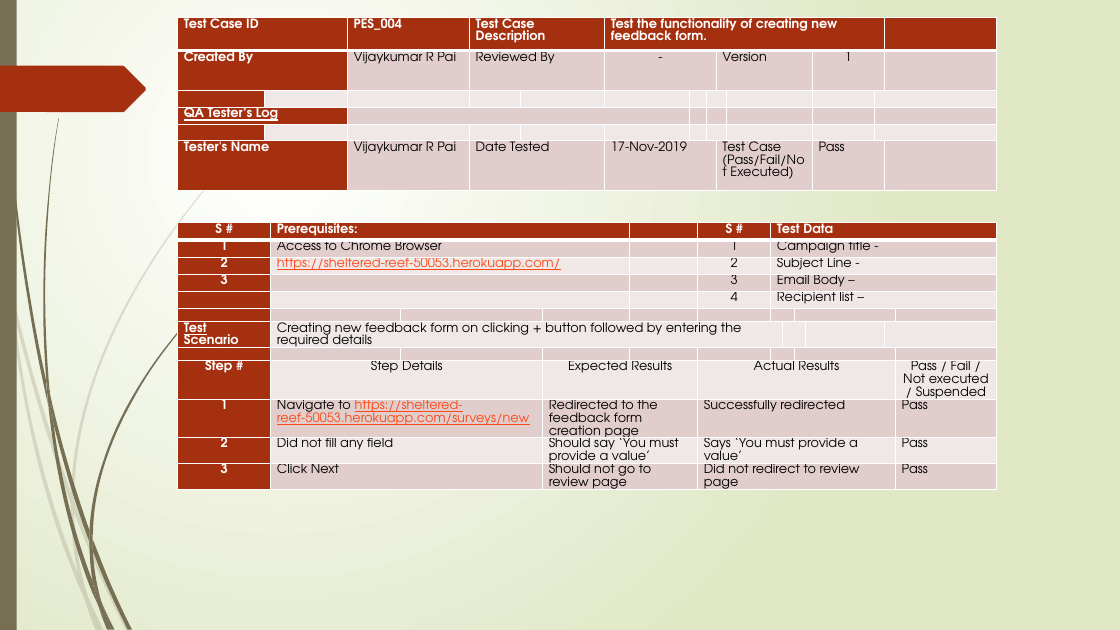
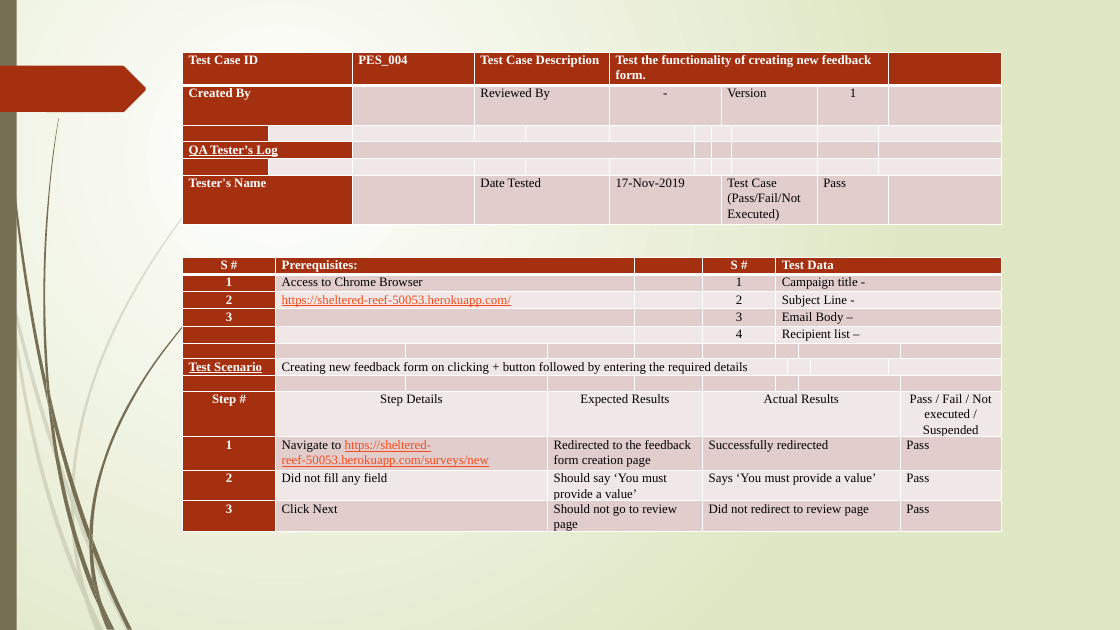
Before and after one commit to vijaykumarrpai/mca-code, a slide deck: slide 18 of 5thSem/Project/Bulk Email Aggregtor - Final.pptx (slide 17 before the commit). Drawn at 1120x630 pixels with LibreOffice and Linux fonts; fonts in the diff are those of the drawing. Boxes give left, top, right and bottom in pixels: in the first picture for what was removed or moved away, otherwise in the second. Text is boxed around its words. In the diff, an @@ line names an element or a change of style, - is before the commit and + after.

```diff
--- a/5thSem/Project/Bulk Email Aggregtor - Final.pptx
+++ b/5thSem/Project/Bulk Email Aggregtor - Final.pptx
@@ table at (x1=182, y1=52, x2=1001, y2=377) @@
-row 2, column 3: Vijaykumar R Pai
+row 2, column 3: 
-row 6, column 3: Vijaykumar R Pai
+row 6, column 3: 
@@ font TeX Gyre Adventor to Times New Roman @@
@@ table resized from (x1=178, y1=18, x2=996, y2=451) to (x1=182, y1=52, x2=1001, y2=377) @@
@@ table at (x1=182, y1=257, x2=1002, y2=542) @@
@@ font TeX Gyre Adventor to Times New Roman @@
@@ table resized from (x1=178, y1=223, x2=998, y2=539) to (x1=182, y1=257, x2=1002, y2=542) @@
```
Also in this commit, not shown: 14 other slides changed, 3 slides added, 2 slides removed, 20 other files.
